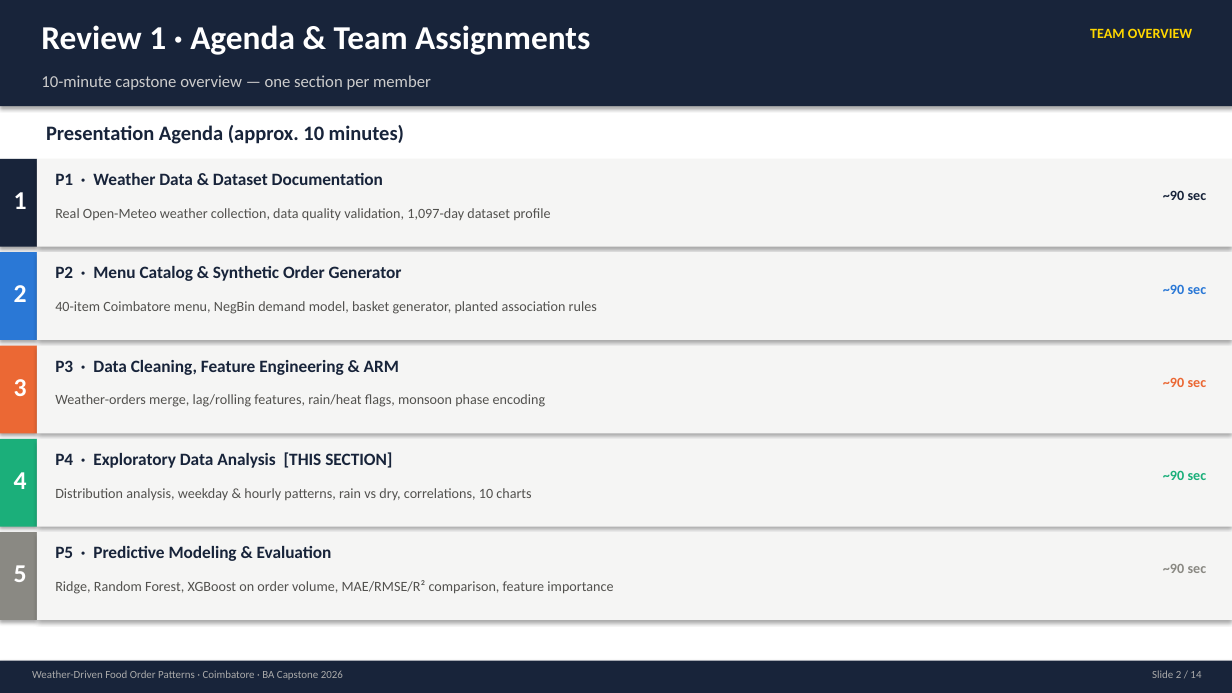
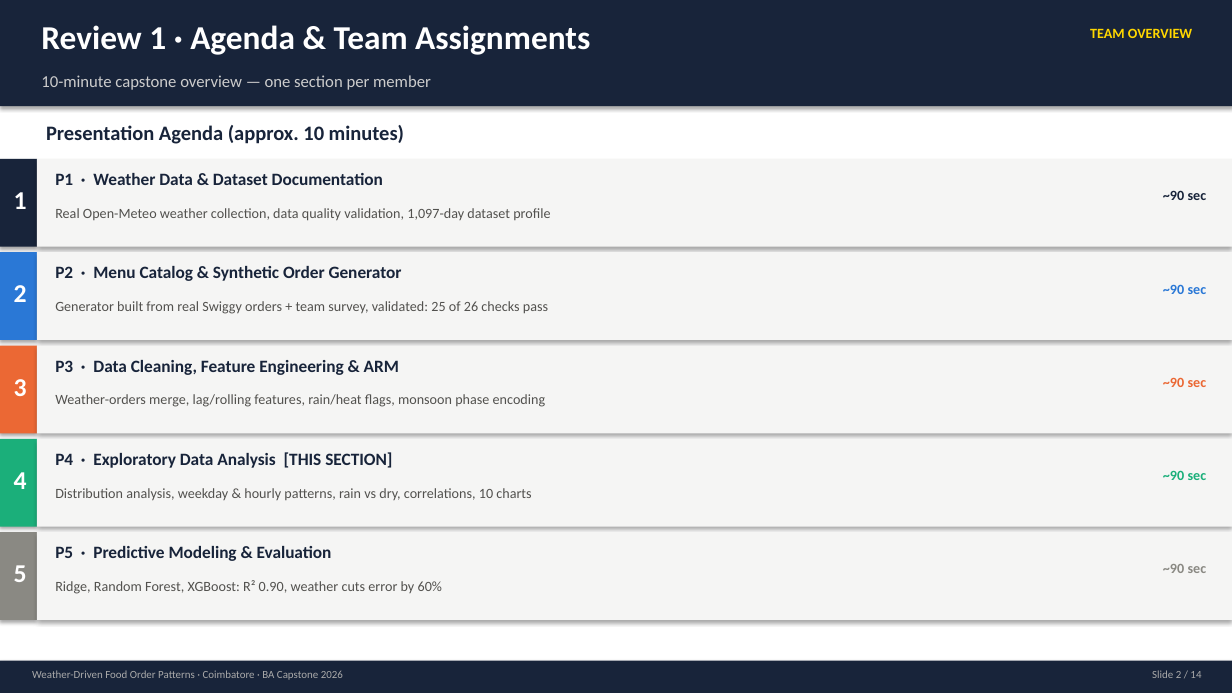
Before and after one commit to priyagarnet20-ops/weather-food-orders, a slide deck: slide 2 of slides/review1/review1_deck.pptx. Drawn at 1232x693 pixels with LibreOffice and Linux fonts; fonts in the diff are those of the drawing. Boxes give left, top, right and bottom in pixels: in the first picture for what was removed or moved away, otherwise in the second. Text is boxed around its words. In the diff, an @@ line names an element or a change of style, - is before the commit and + after.

```diff
--- a/slides/review1/review1_deck.pptx
+++ b/slides/review1/review1_deck.pptx
@@ text at (x1=55, y1=301, x2=548, y2=314): text changed @@
-40-item Coimbatore menu, NegBin demand model, basket generator, planted association rules
+Generator built from real Swiggy orders + team survey, validated: 25 of 26 checks pass
@@ text at (x1=55, y1=580, x2=442, y2=594): text changed @@
-Ridge, Random Forest, XGBoost on order volume, MAE/RMSE/R² comparison, feature importance
+Ridge, Random Forest, XGBoost: R² 0.90, weather cuts error by 60%
```
Also in this commit, not shown: 13 other slides changed, 2 other files.
